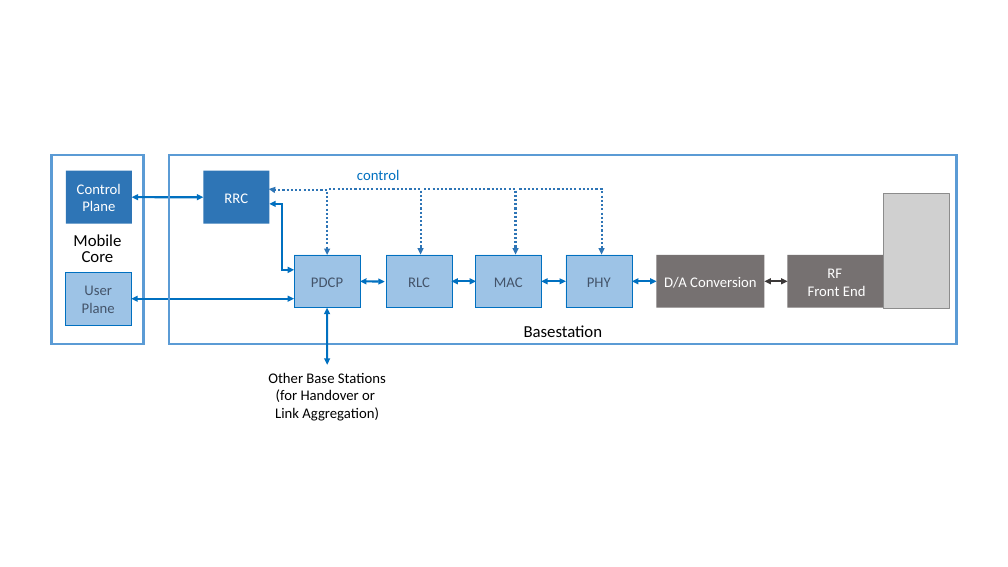
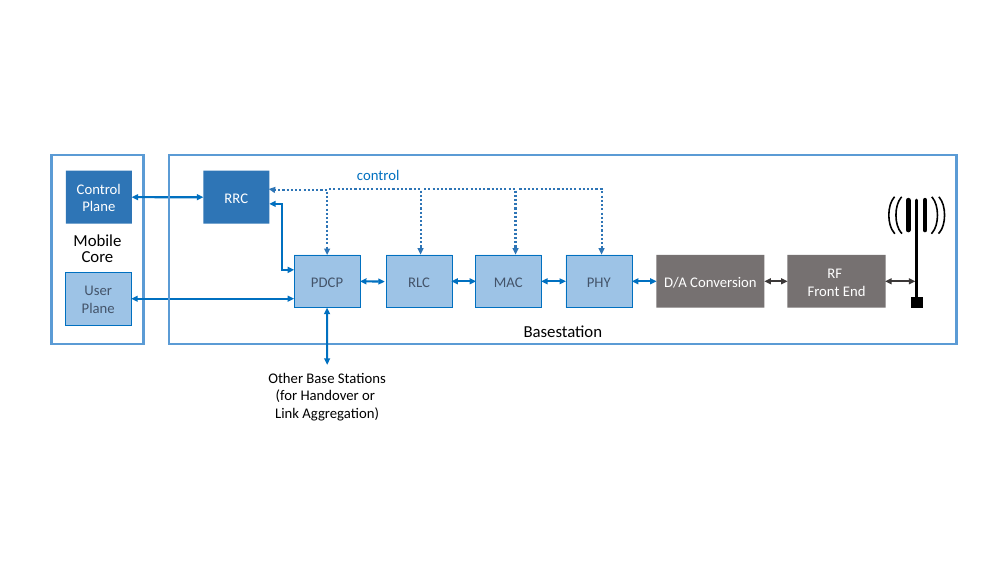
Before and after one commit to SystemsApproach/sdn, a slide deck: slide 56 of figures-alt.pptx. Drawn at 1008x567 pixels with LibreOffice and Linux fonts; fonts in the diff are those of the drawing; grey boxes stand for pictures. Boxes give left, top, right and bottom in pixels: in the first picture for what was removed or moved away, otherwise in the second. Text is boxed around its words. In the diff, an @@ line names an element or a change of style, - is before the commit and + after.

```diff
--- a/figures-alt.pptx
+++ b/figures-alt.pptx
@@ picture removed at (884, 194, 950, 309) @@
@@ group added at (889, 195, 944, 308): 4 arc (boxed as its full ellipse)s, 3 lines, 1 rectangle @@
@@ double arrow added from (885, 281) to (916, 281), #3B3838 2 pt @@
```
Also in this commit, not shown: 3 other slides changed.
